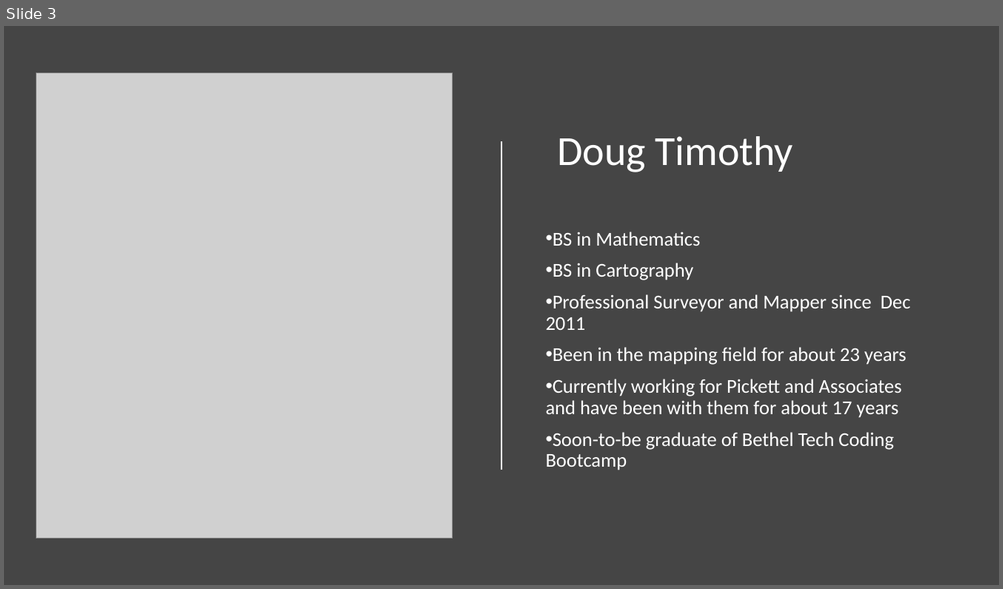
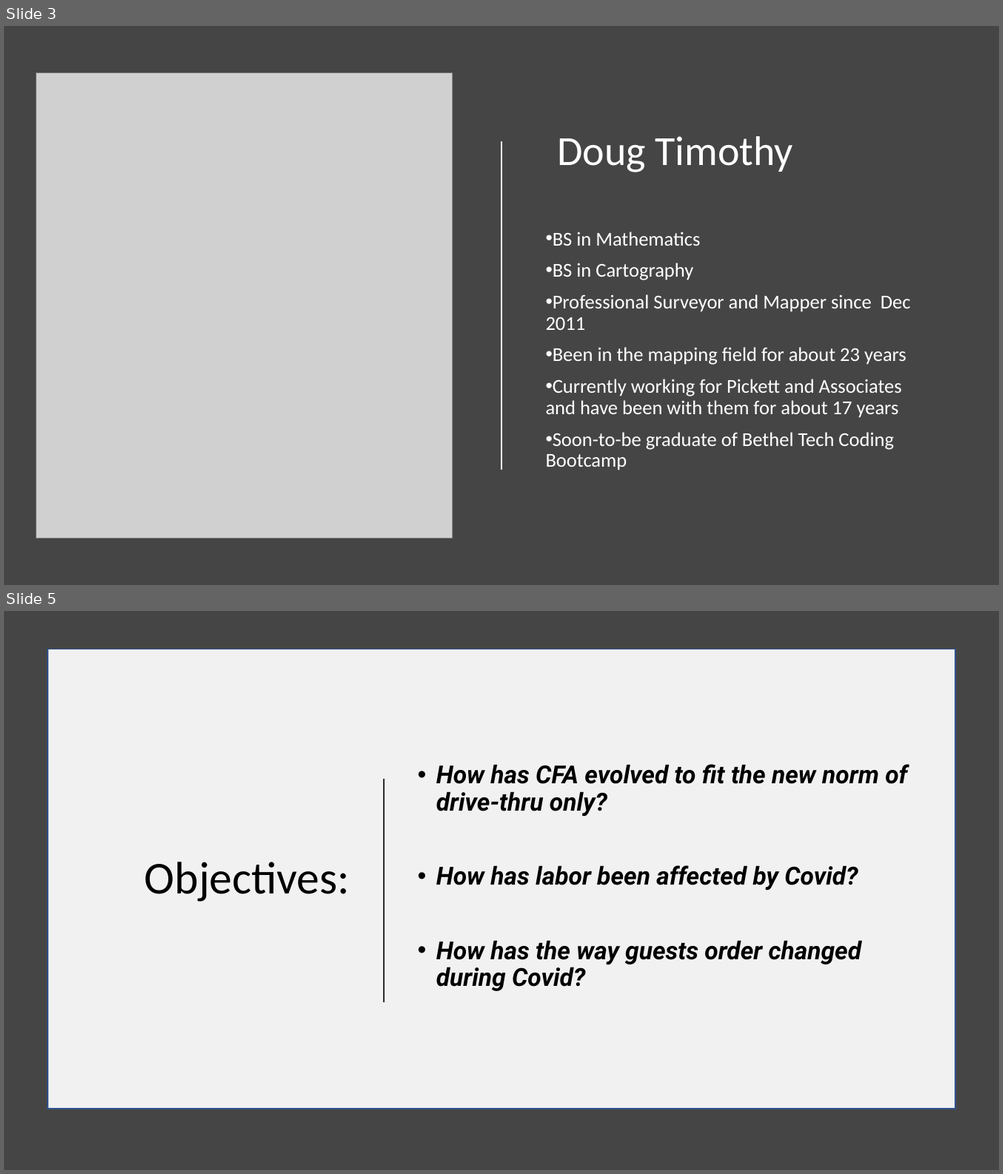
Before and after one commit to East-Coast-Collaboration/Final-Project, a slide deck: Presentation.pptx. Shown one above the other, each under a label of ours: slide 3 before the commit, slides 3 and 5 after it; the slides between them are not shown. The pictures are 1003x589 and 1003x1174 pixels, drawn with LibreOffice and Linux fonts; fonts in the diff are those of the drawing; grey boxes stand for pictures. Boxes give left, top, right and bottom in pixels: in the first picture for what was removed or moved away, otherwise in the second. Text is boxed around its words. In the diff, an @@ line names an element or a change of style, - is before the commit and + after.

```diff
--- a/Presentation.pptx
+++ b/Presentation.pptx
@@ slide 5 added at <box>4,611,999,1170</box>, background #454545 @@
@@ rectangle added at <box>47,649,956,1110</box>, fill #FFFFFF at 93% opacity, outline #325491 1 pt @@
@@ text added at <box>436,764,907,991</box>, 24 pt, text #000000, bold, italic @@
+• How has CFA evolved to fit the new norm of drive-thru only?
+• How has labor been affected by Covid?
+• How has the way guests order changed during Covid?
@@ line added from (384, 779) to (384, 1002), #000000 1.5 pt @@
@@ title added at <box>145,862,350,902</box>, 44 pt, text #000000 @@
+Objectives:
```
Also in this commit, not shown: 5 slides changed, 2 other slides added, 1 slide removed, 1 other file.
